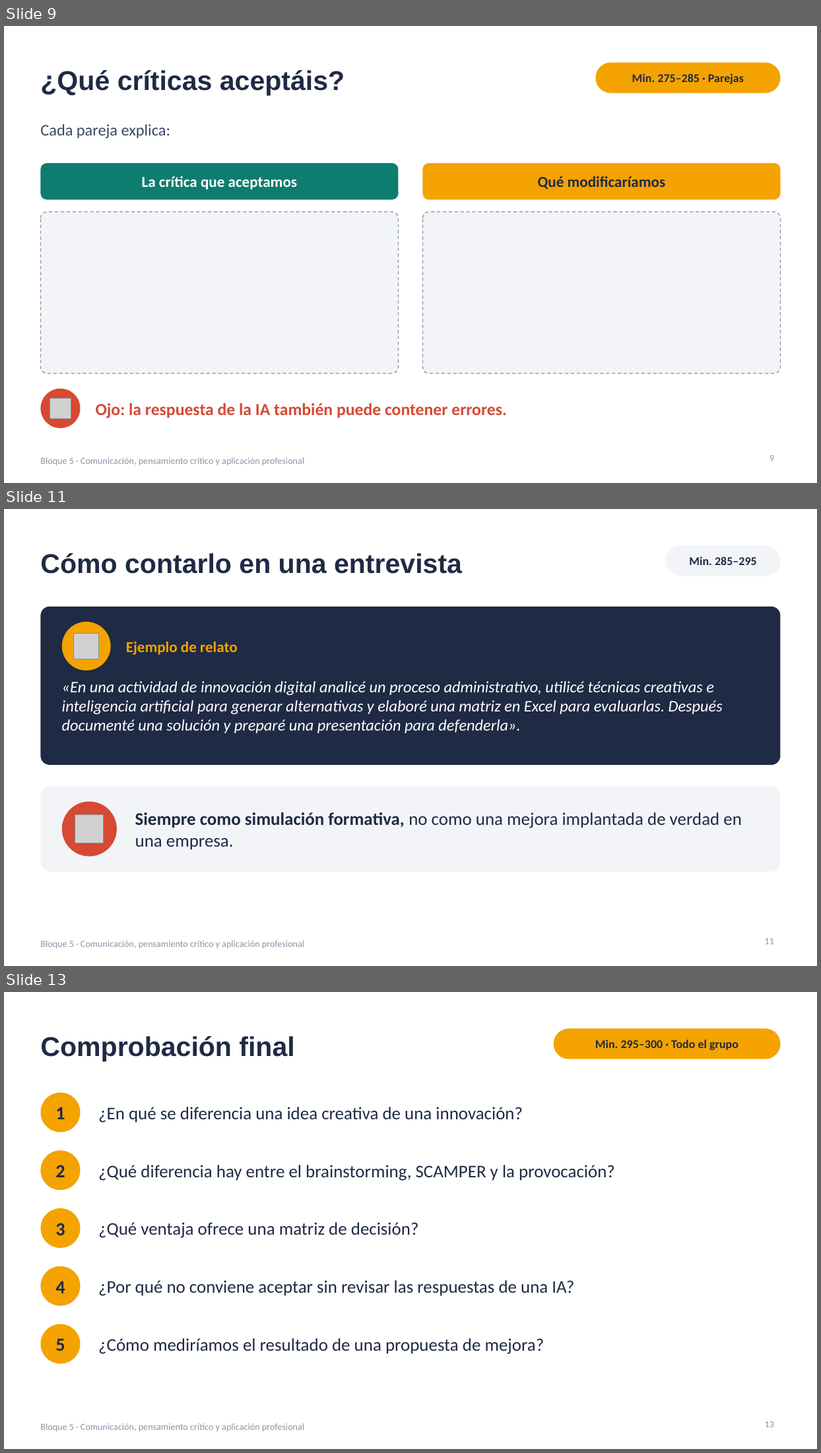
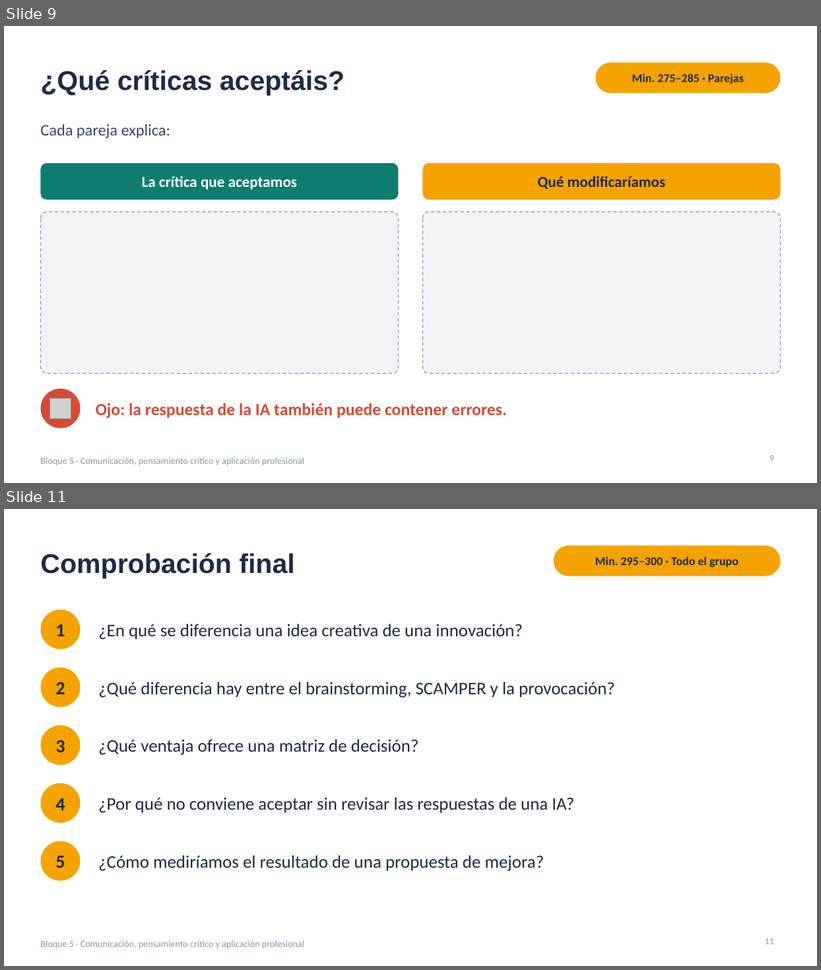
Before and after one commit to jjnieto/creatividad-ofimatica-ia, a slide deck: diapositivas/bloque5.pptx. Shown one above the other, each under a label of ours: slides 9, 11 and 13 before the commit, slides 9 and 11 after it; the slides between them are not shown. The pictures are 821x1453 and 821x970 pixels, drawn with LibreOffice and Linux fonts; fonts in the diff are those of the drawing; grey boxes stand for pictures. Boxes give left, top, right and bottom in pixels: in the first picture for what was removed or moved away, otherwise in the second. Text is boxed around its words. In the diff, an @@ line names an element or a change of style, - is before the commit and + after.

```diff
--- a/diapositivas/bloque5.pptx
+++ b/diapositivas/bloque5.pptx
@@ slide 11 removed at box(4, 509, 817, 966), background #FFFFFF; not listed: 1 template element that a slide beside it also shows @@
@@ rounded rectangle removed at box(666, 545, 781, 576) @@
@@ title removed at box(40, 553, 462, 574) @@
-Cómo contarlo en una entrevista
@@ text removed at box(689, 557, 757, 565) @@
-Min. 285–295
@@ rounded rectangle removed at box(40, 607, 781, 765) @@
@@ ellipse removed at box(62, 622, 111, 671) @@
@@ picture removed at box(73, 634, 99, 659) @@
@@ text removed at box(126, 641, 238, 655) @@
-Ejemplo de relato
@@ text removed at box(62, 681, 723, 733) @@
-«En una actividad de innovación digital analicé un proceso administrativo, utilicé técnicas creativas e inteligencia artificial para generar alternativas y elaboré una matriz en Excel para evaluarlas. Después documenté una solución y preparé una presentación para defenderla».
@@ rounded rectangle removed at box(40, 787, 781, 872) @@
@@ ellipse removed at box(62, 802, 117, 857) @@
@@ picture removed at box(75, 815, 104, 844) @@
@@ text removed at box(135, 813, 742, 850) @@
-Siempre como simulación formativa, no como una mejora implantada de verdad en una empresa.
@@ page number removed at box(765, 939, 774, 945) @@
-11
@@ what was slide 13 is now slide 11 @@
@@ page number at box(765, 939, 774, 945): text changed @@
-13
+11
```
Also in this commit, not shown: 2 slides changed, 1 other slide removed, 1 other file.
